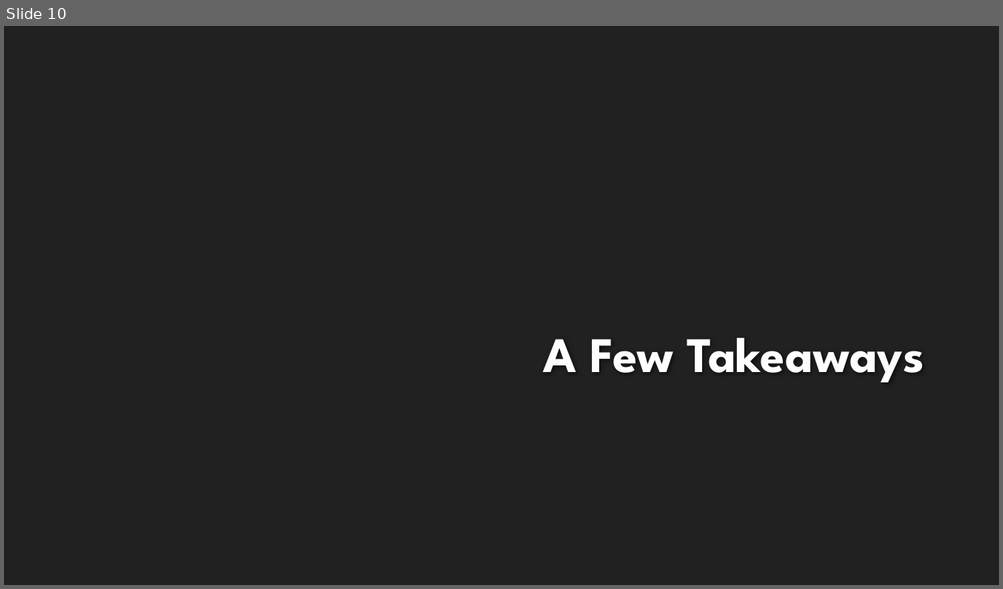
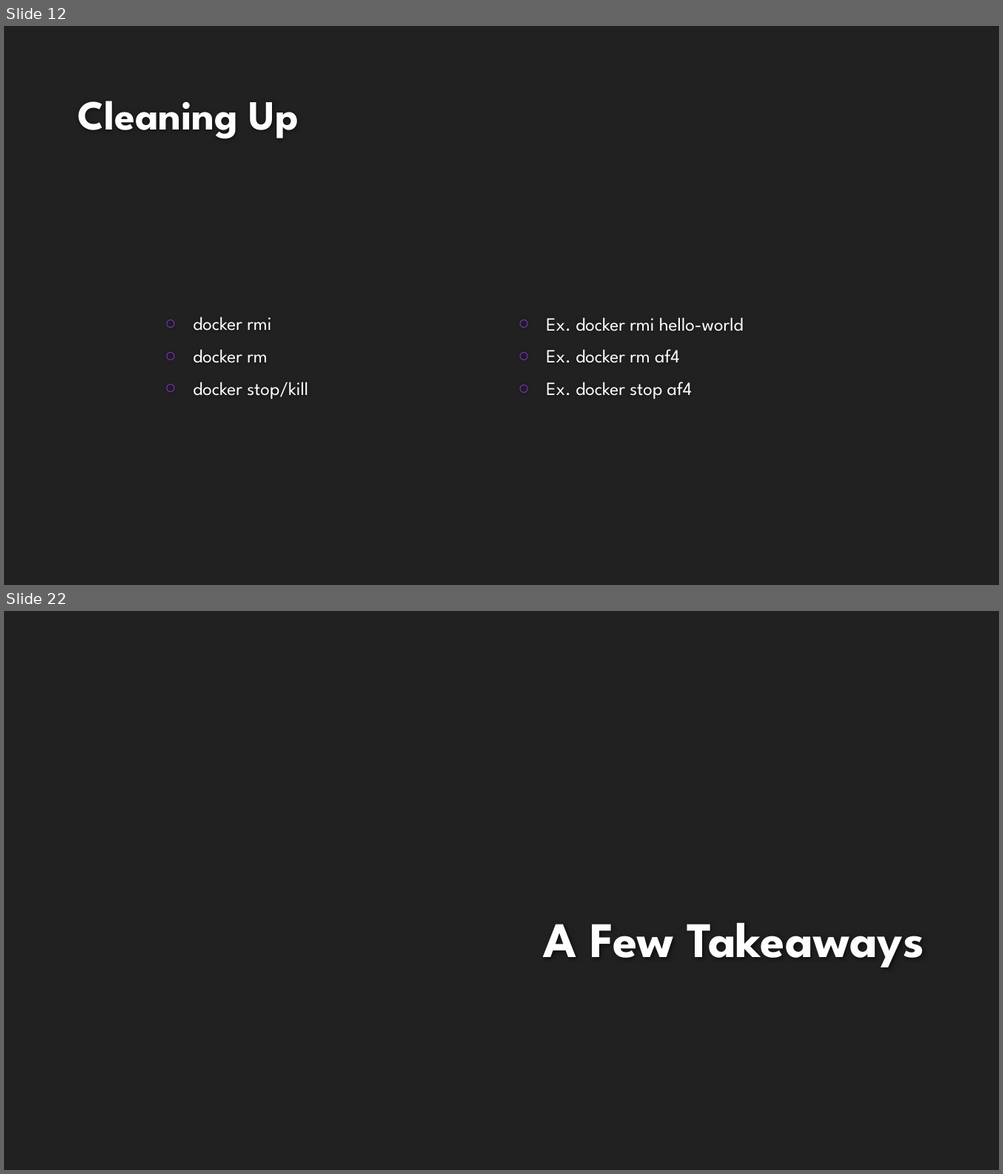
Before and after one commit to kertox662/jamhacks6-workshop-reference, a slide deck: intro-docker/presentation/intro-to-docker.pptx. Shown one above the other, each under a label of ours: slide 10 before the commit, slides 12 and 22 after it; the slides between them are not shown. The pictures are 1003x589 and 1003x1174 pixels, drawn with LibreOffice and Linux fonts; fonts in the diff are those of the drawing; background and template pictures are left out. Boxes give left, top, right and bottom in pixels: in the first picture for what was removed or moved away, otherwise in the second. Text is boxed around its words. In the diff, an @@ line names an element or a change of style, - is before the commit and + after.

Commit message:
Docker: Presentation and README

```diff
--- a/intro-docker/presentation/intro-to-docker.pptx
+++ b/intro-docker/presentation/intro-to-docker.pptx
@@ slide 12 added at (4,26,999,585), background #212121 @@
@@ title added at (77,101,299,139), 40 pt, text #FEFEFE, bold @@
+Cleaning Up
@@ text added at (193,317,308,400), 18 pt, text #FFFFFF @@
+○ docker rmi
+○ docker rm
+○ docker stop/kill
@@ text added at (546,318,743,400), 18 pt, text #FFFFFF @@
+○ Ex. docker rmi hello-world
+○ Ex. docker rm af4
+○ Ex. docker stop af4
@@ what was slide 10 is now slide 22 @@
```
Also in this commit, not shown: 1 slide changed, 11 other slides added, 1 other file.
